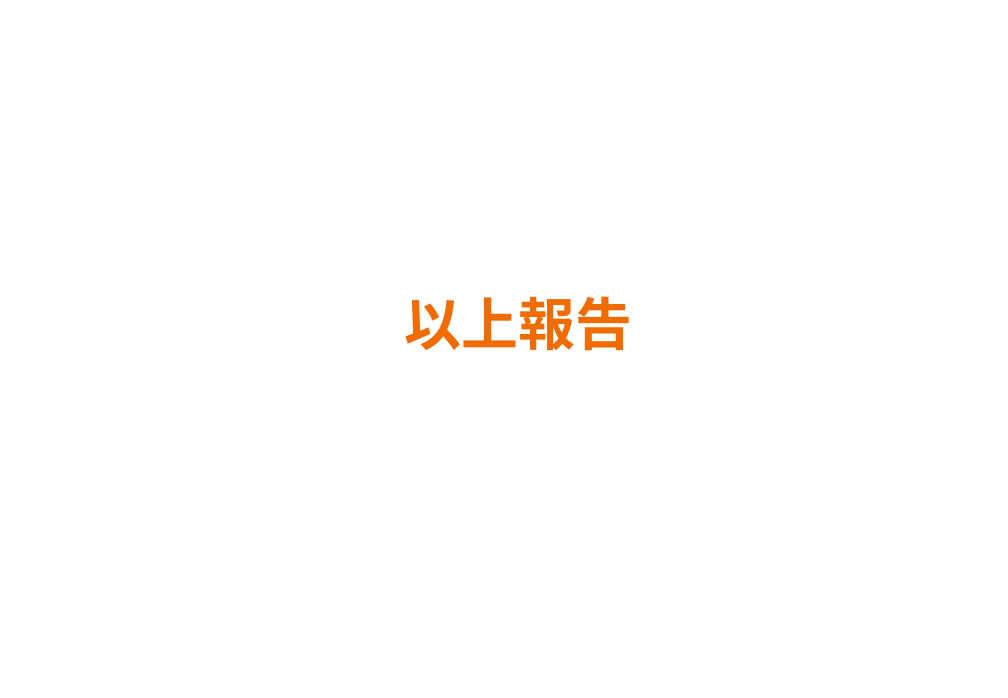
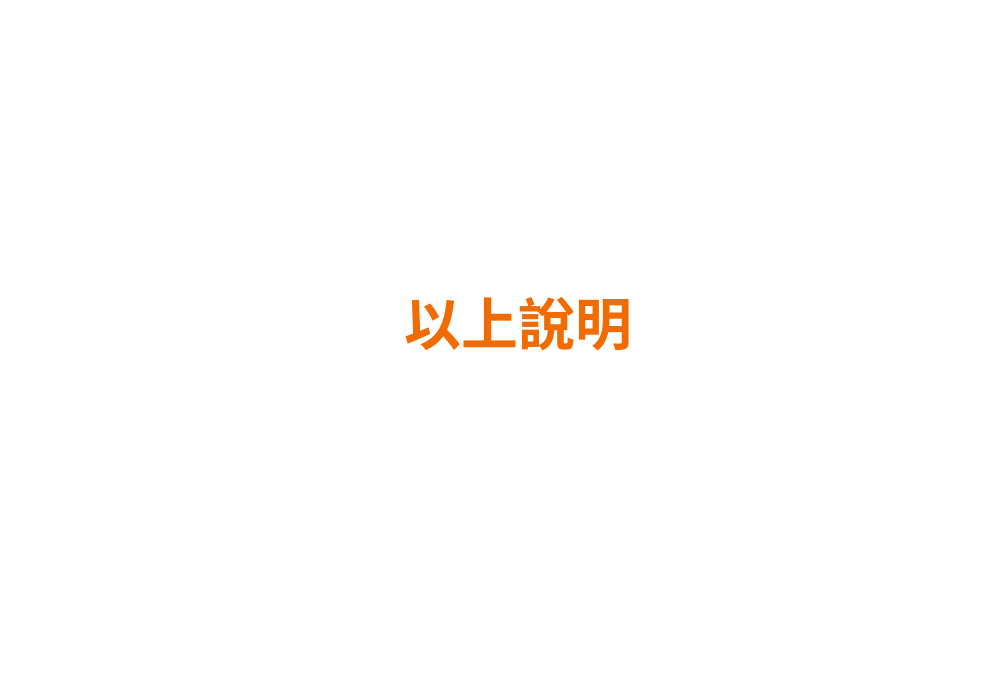
Before and after one commit to Sam198141/HsinChu_cycu, a slide deck: slide 6 of 新竹交通AI機器人.pptx. Drawn at 1008x698 pixels with LibreOffice and Linux fonts; fonts in the diff are those of the drawing; background and template pictures are left out. Boxes give left, top, right and bottom in pixels: in the first picture for what was removed or moved away, otherwise in the second. Text is boxed around its words. In the diff, an @@ line names an element or a change of style, - is before the commit and + after.

```diff
--- a/新竹交通AI機器人.pptx
+++ b/新竹交通AI機器人.pptx
@@ text at [405,297,632,351]: text changed @@
-以上報告
+以上說明
```
Also in this commit, not shown: 3 other slides changed.
